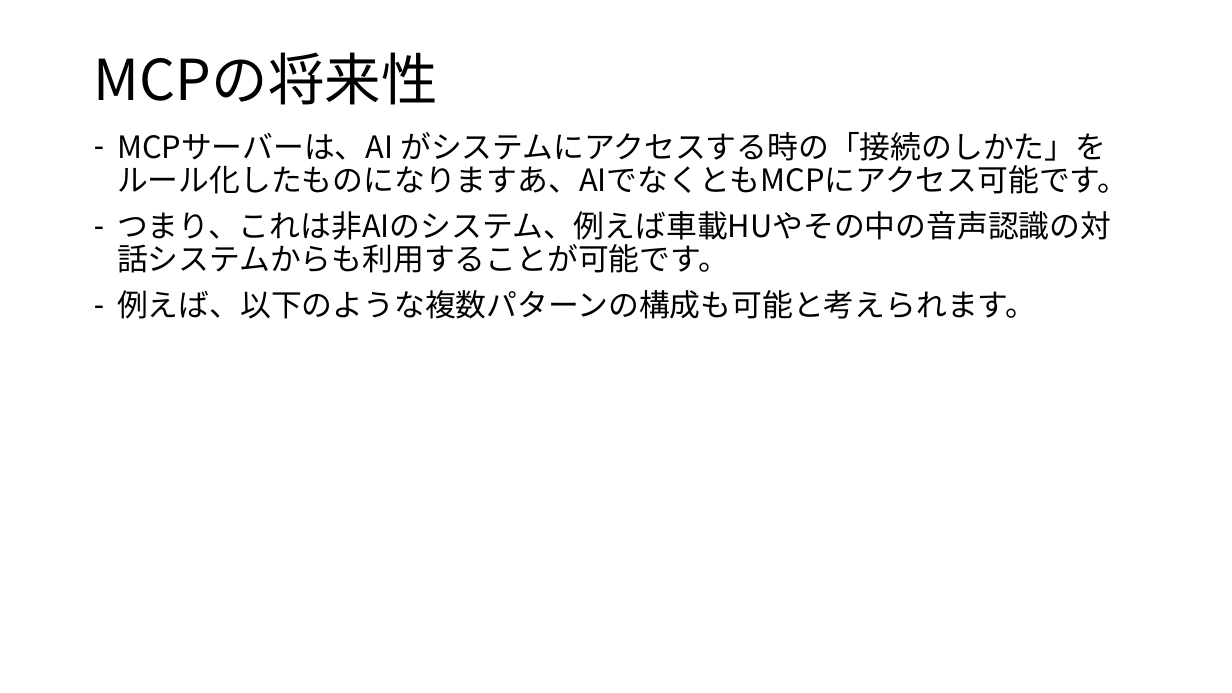
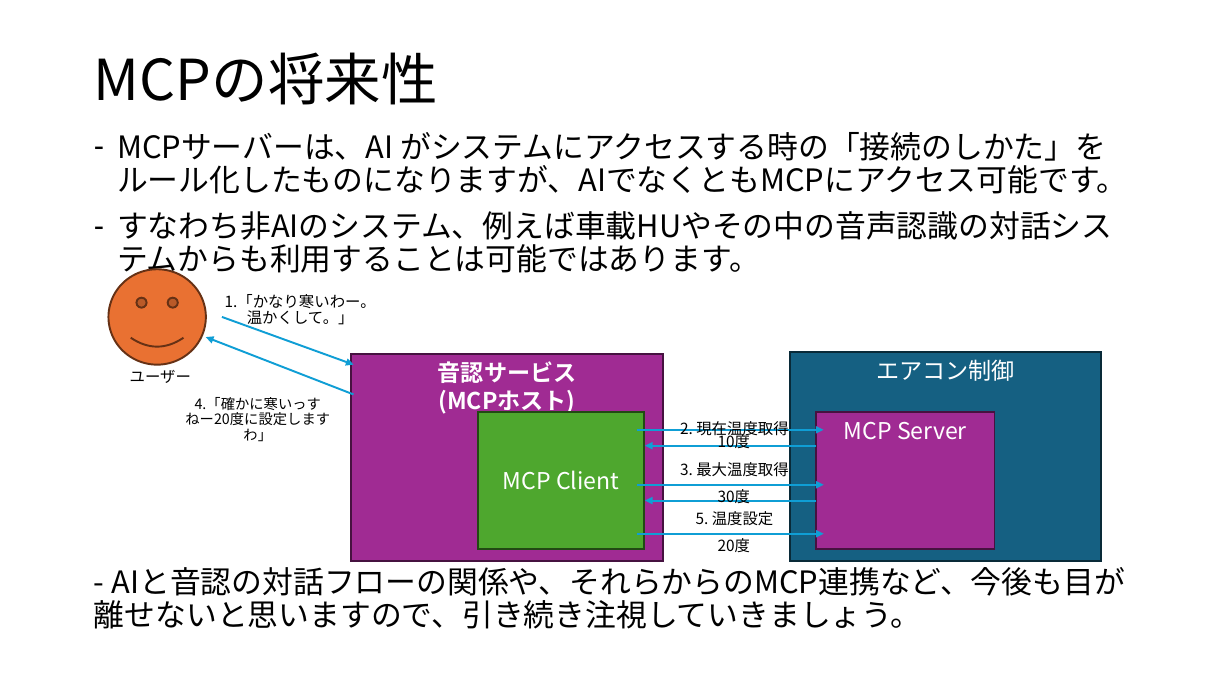
Before and after one commit to koga-miko/misc, a slide deck: slide 10 of raspberry-pi-report/MCPについて.pptx (slide 9 before the commit). Drawn at 1232x693 pixels with LibreOffice and Linux fonts; fonts in the diff are those of the drawing. Boxes give left, top, right and bottom in pixels: in the first picture for what was removed or moved away, otherwise in the second. Text is boxed around its words. In the diff, an @@ line names an element or a change of style, - is before the commit and + after.

Commit message:
mod pptx for MPC

```diff
--- a/raspberry-pi-report/MCPについて.pptx
+++ b/raspberry-pi-report/MCPについて.pptx
@@ text at [94,132,1128,629]: text changed @@
-– MCPサーバーは、AI がシステムにアクセスする時の「接続のしかた」をルール化したものになりますあ、AIでなくともMCPにアクセス可能です。
-– つまり、これは非AIのシステム、例えば車載HUやその中の音声認識の対話システムからも利用することが可能です。
-– 例えば、以下のような複数パターンの構成も可能と考えられます。
+– MCPサーバーは、AI がシステムにアクセスする時の「接続のしかた」をルール化したものになりますが、AIでなくともMCPにアクセス可能です。
+– すなわち非AIのシステム、例えば車載HUやその中の音声認識の対話システムからも利用することは可能ではあります。
+- AIと音認の対話フローの関係や、それらからのMCP連携など、今後も目が離せないと思いますので、引き続き注視していきましょう。
@@ smiley face added at [108,269,205,364], fill #E97132, outline #663216 1.5 pt @@
@@ text added at [225,294,376,328], 12 pt, text #000000 @@
+1.「かなり寒いわー。
+温かくして。」
@@ arrow added from (222, 317) to (354, 365), #0F9ED5 1.5 pt @@
@@ arrow added from (354, 395) to (206, 337), #0F9ED5 1.5 pt @@
@@ rectangle added at [351,354,664,562], fill #A02B93, outline #461340 1.5 pt, 18 pt, text #FFFFFF, bold @@
+音認サービス
+(MCPホスト)
@@ rectangle added at [790,352,1103,562], fill #156082, outline #092A39 1.5 pt, 18 pt, text #FFFFFF @@
+エアコン制御
@@ text added at [130,370,191,383], 12 pt, text #000000 @@
+ユーザー
@@ text added at [185,397,330,442], 11.1 pt, text #000000 @@
+4.「確かに寒いっすねー20度に設定しますわ」
@@ rectangle added at [478,412,644,550], fill #4EA72E, outline #224914 1.5 pt, 18 pt, text #FFFFFF @@
+MCP Client
@@ rectangle added at [816,412,994,550], fill #A02B93, outline #461340 1.5 pt, 18 pt, text #FFFFFF @@
+MCP Server
@@ arrow added from (638, 430) to (823, 430), #0F9ED5 1.5 pt @@
@@ arrow added from (816, 445) to (645, 445), #0F9ED5 1.5 pt @@
@@ text added at [680,421,788,439], 12 pt, text #000000 @@
+2. 現在温度取得
@@ text added at [718,432,750,448], 12 pt, text #000000 @@
+10度
@@ text added at [680,462,788,477], 12 pt, text #000000 @@
+3. 最大温度取得
@@ arrow added from (638, 485) to (823, 485), #0F9ED5 1.5 pt @@
@@ arrow added from (816, 501) to (645, 501), #0F9ED5 1.5 pt @@
@@ text added at [718,489,750,503], 12 pt, text #000000 @@
+30度
@@ arrow added from (638, 534) to (823, 534), #0F9ED5 1.5 pt @@
@@ text added at [696,511,774,525], 12 pt, text #000000 @@
+5. 温度設定
@@ text added at [718,538,750,552], 12 pt, text #000000 @@
+20度
```
Also in this commit, not shown: 5 other slides changed, 3 slides added, 2 slides removed.
